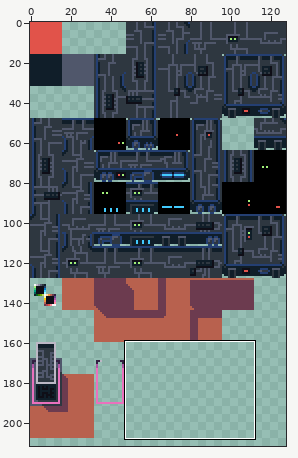
Sprite sheet -- game/assets/textures/tileset.png. Above, an overview of the earlier version with the close-up marked.
Close-up. Old version:
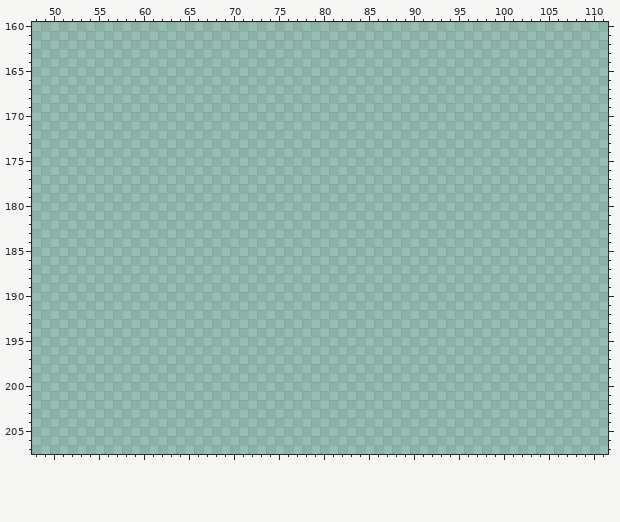
The file is 128x256 pixels. Shown: x 48..111, y 160..207. The wide view leaves out empty margins.
Now the later version:
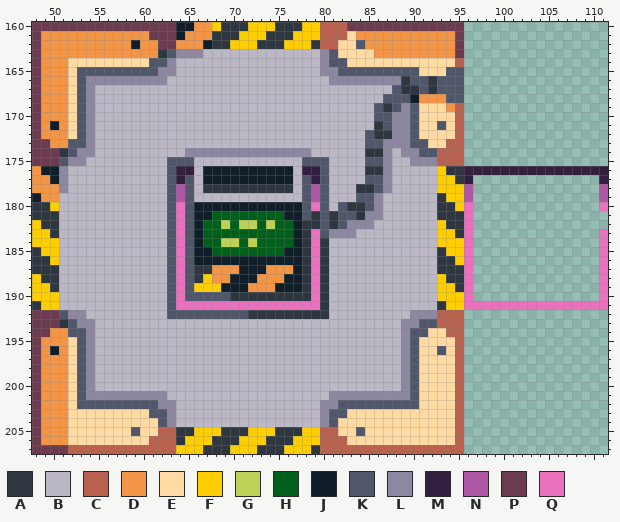
Palette (. is transparent): A #2e3740  B #bcb7c5  C #b8614e  D #f29546  E #ffdaa2  F #ffce00  G #bdd156  H #005f1b  J #101e29  K #50576b  L #8d87a2  M #332041  N #ae57a4  P #6c3b4f  Q #ea71bd
Diff:
Changed rows in their new state; - is an unchanged pixel.
first column x 48:
160 PPPPPPPPPPPPPPPPJJDDFAAAFFFAAAFFCCCPPPPPPPPPPPPP----------------
161 PDDDDDDDDDDDDPPPJDDDAAAFFFAAAFFFCCCEDDDDDDDDDDDP----------------
162 PDDDDDDDDDDJDDPPDDDJAAFFFAAAFFFACCEEKDDDDDDDDDDP----------------
163 PDDDDDDDDDDDDDAKLLLBBBBBBBBBBBBBLKEEEEDDDDDDDDDP----------------
164 PDDDEEEEEEEEEKKLBBBBBBBBBBBBBBBBLKKEEEEEEEEEEEEC----------------
165 PDDDEKKKKKKKKKLLBBBBBBBBBBBBBBBBLLKKKKKKKKKEEEKK----------------
166 PDDDEKLLLLLLLLLBBBBBBBBBBBBBBBBBBLLLLLLLLAKKAKKK----------------
167 PDDDEKLBBBBBBBBBBBBBBBBBBBBBBBBBBBBBBBBBKAAKAKKK----------------
168 PDDDEKLBBBBBBBBBBBBBBBBBBBBBBBBBBBBBBBBKKKJDDDKK----------------
169 PDDDEKLBBBBBBBBBBBBBBBBBBBBBBBBBBBBBBBKAKLKEEEDC----------------
170 PDDDEKLBBBBBBBBBBBBBBBBBBBBBBBBBBBBBBBKKLLKEEEEC----------------
171 PDJDEKLBBBBBBBBBBBBBBBBBBBBBBBBBBBBBBBAKLLKEEKEC----------------
172 PDDDEKLBBBBBBBBBBBBBBBBBBBBBBBBBBBBBBKAALLKEEEEC----------------
173 PPDDKKLBBBBBBBBBBBBBBBBBBBBBBBBBBBBBBKKLLLKKEECC----------------
174 PPPAKLLBBBBBBBBBBLLLLLLLLLLLLLLBBBBBBAALBLLKKCCC----------------
175 PPPKLLBBBBBBBBBKKKBBBBBBBBBBBBKKKBBBBKKLBBLLLCCC----------------
176 DJJLBBBBBBBBBBBKMMBJJJJJJJJJJBMMKBBBBAALBBBBBFAAMMMMMMMMMMMMMMMM
177 DDJLBBBBBBBBBBBKMKBJJJJJJJJJJBKMKBBBBKKLBBBBBFFAM--------------M
178 DDDLBBBBBBBBBBBKNKBAAAAAAAAAABKNKBBBAAKLBBBBBFFFN--------------N
179 JDDBBBBBBBBBBBBKNKBBBBBBBBBBBBKNKBBBKKLBBBBBBAFFN--------------N
180 AAFBBBBBBBBBBBBKQKJJJJJJJJJJJJKQKBKAAKLBBBBBBAAFQ--------------Q
181 AAABBBBBBBBBBBBKQKJJHHHHHHHHJJKAKAKKALLBBBBBBAAAQ---------------
182 FAABBBBBBBBBBBBKQKJHHGHGGHGHHJAAKAKLLLBBBBBBBFAAQ---------------
183 FFABBBBBBBBBBBBKQKJHHHHHHHHHHJAQKLLLBBBBBBBBBFFAQ--------------Q
184 FFFBBBBBBBBBBBBKQKJHHGGHGHHHHJAQABBBBBBBBBBBBFFFQ--------------Q
185 AFFBBBBBBBBBBBBKQKJJHHHHHHHHJJAQABBBBBBBBBBBBAFFQ--------------Q
186 AAFBBBBBBBBBBBBKQKJJJJJJJJJJJJAQABBBBBBBBBBBBAAFQ--------------Q
187 AAABBBBBBBBBBBBKQKAADDDJJJDDDJAQABBBBBBBBBBBBAAAQ--------------Q
188 FAABBBBBBBBBBBBKQKAFDDJJJDDDJJAQABBBBBBBBBBBBFAAQ--------------Q
189 FFABBBBBBBBBBBBKQKFFFJJJDDDJJJAQABBBBBBBBBBBBFFAQ--------------Q
190 FFFBBBBBBBBBBBBKQKKKKKAAAAAAAAAQABBBBBBBBBBBBFFFQ--------------Q
191 AFFBBBBBBBBBBBBKQQQQQQQQQQQQQQQQABBBBBBBBBBBBAFFQQQQQQQQQQQQQQQQ
192 PPPKLLBBBBBBBBBKKKKKKKKKAAAAAAAAABBBBBBBBBLLLCCC----------------
193 PPPAKLLBBBBBBBBBBBBBBBBBBBBBBBBBBBBBBBBBBLLKKCCC----------------
194 PPDDKKLBBBBBBBBBBBBBBBBBBBBBBBBBBBBBBBBBBLKKEECC----------------
195 PDDDEKLBBBBBBBBBBBBBBBBBBBBBBBBBBBBBBBBBBLKEEEEC----------------
196 PDJDEKLBBBBBBBBBBBBBBBBBBBBBBBBBBBBBBBBBBLKEEKEC----------------
197 PDDDEKLBBBBBBBBBBBBBBBBBBBBBBBBBBBBBBBBBBLKEEEEC----------------
198 PDDDEKLBBBBBBBBBBBBBBBBBBBBBBBBBBBBBBBBBBLKEEEEC----------------
199 PDDDEKLBBBBBBBBBBBBBBBBBBBBBBBBBBBBBBBBBBLKEEEEC----------------
200 PDDDEKLBBBBBBBBBBBBBBBBBBBBBBBBBBBBBBBBBBLKEEEEC----------------
201 PDDDEKLLLLLLLLLBBBBBBBBBBBBBBBBBBLLLLLLLLLKEEEEC----------------
202 PDDDEKKKKKKKKKLLBBBBBBBBBBBBBBBBLLKKKKKKKKKEEEEC----------------
203 PDDDEEEEEEEEEKKLBBBBBBBBBBBBBBBBLKKEEEEEEEEEEEEC----------------
204 PDDDEEEEEEEEEEKLBBBBBBBBBBBBBBBBLKEEEEEEEEEEEEEC----------------
205 PDDDEEEEEEEKEECCAAFFFAAAFFFAAAFFCCEEKEEEEEEEEEEC----------------
206 PDDDEEEEEEEEECCCAFFFAAAFFFAAAFFFCCCEEEEEEEEEEEEC----------------
207 PPPPCCCCCCCCCCCCFFFAAAFFFAAAFFFACCCCCCCCCCCCCCCC----------------
Where, in picture pixels (left, top, right, bottom), the same in both close-ups:
added: (32, 22, 608, 454)
